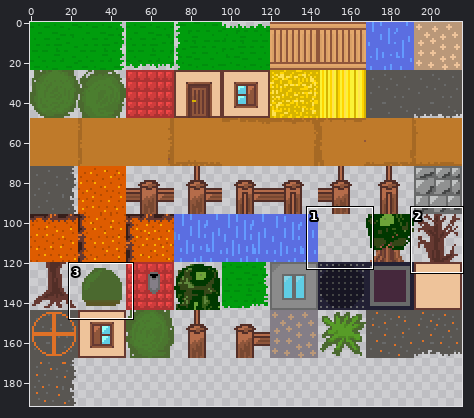
File history of a sprite sheet, graphics/tileset.png. The picture above shows the old version from afar; the outline marks the close-up.
Close-up. Old version:
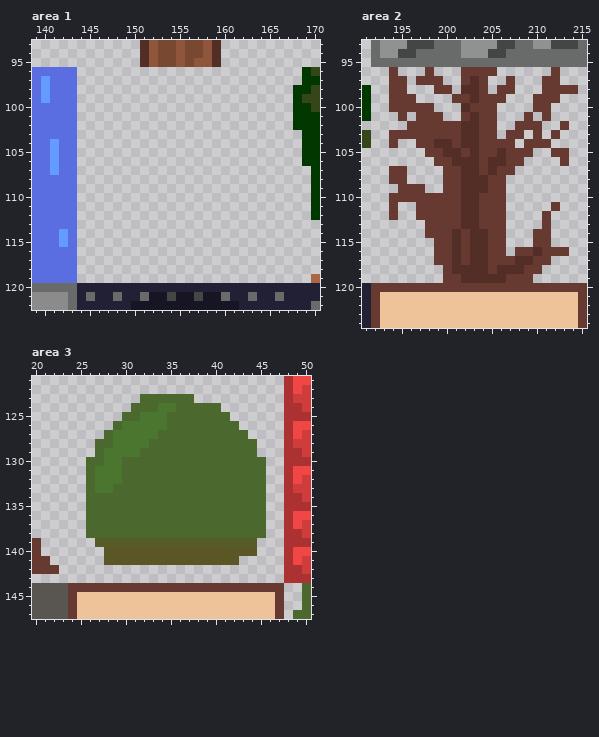
The file is 216x192 pixels. Colours within 5 levels of each other are drawn and written as one. Shown: area 1: x 139..170, y 93..122; area 2: x 191..215, y 93..124; area 3: x 20..50, y 121..147. The commit also changed other parts of the picture, which this record leaves out.
After the commit:
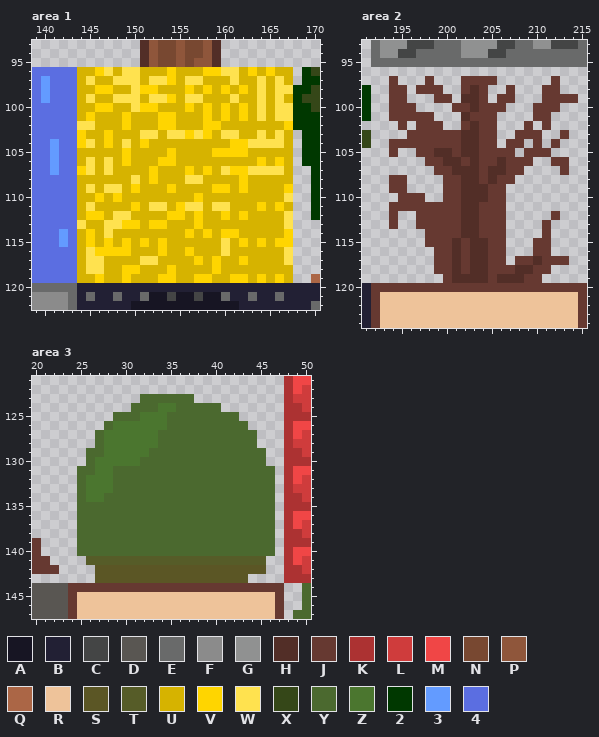
Palette (. is transparent): A #171523  B #222034  C #444545  D #595652  E #696a6a  F #8b8b8b  G #909191  H #522e27  J #663931  K #ac3232  L #cf3c3c  M #f04646  N #784831  P #8f563b  Q #ab6646  R #eec39a  S #5b5625  T #565c28  U #d6b300  V #ffd500  W #ffe24f  X #354718  Y #4b692f  Z #4b762f  2 #003800  3 #639bff  4 #5b6ee1
The edit:
Area 1:
y 96: x 144..167 ........................ -> UUVWUWWUUUVUUUVVWWUVUVUU
y 97: x 144..167 ........................ -> UWUUWWWUWWVUWWUUUWUUWUWU
y 98: x 144..167 ........................ -> UUVVUUWVVUUUVUVUVUVUWUWW
y 99: x 144..167 ........................ -> UWUUWWWUWWVUWWUUUWUUWUWU
y 100: x 144..167 ........................ -> UUVVUUWVVUUUVUVUVUVUWUWW
y 101: x 144..167 ........................ -> UVUUUVUUUVVUUUVUVUVUWUWW
y 102: x 144..167 ........................ -> WWUUUVUUUVVUUUVVUUUUUUUV
y 103: x 144..167 ........................ -> VUUVUUUWWUWWVWVUWWUUWUWU
y 104: x 144..167 ........................ -> VWUVUWUVUUUUUUUUUVVWWWWU
y 105: x 144..167 ........................ -> UUUUUVUUUUVUUUUVVVVUUUUU
y 106: x 144..167 ........................ -> UWUWUVUUUVVUUUUUUUUUVUVU
y 107: x 144..167 ........................ -> VWUWUUUUVUUUVUVUWVVWWWWU
y 108: x 144..167 ........................ -> UUUUUUWUVUUUWWUUUUVUUUUU
y 109: x 144..167 ........................ -> UWUWWUVUUUVUUUUVVUVUUUUV
y 110: x 144..167 ........................ -> UUVUVUUUUUUUUVUUUUUUUUUW
y 111: x 144..167 ........................ -> UWUUUUVUWWUVWWUWWUUUVUVU
y 112: x 144..167 ........................ -> UVVUWWUUUUVVUVUUVUVUUUUW
y 113: x 144..167 ........................ -> WUUWWVVUVVUUUVUUUUUUUUUW
y 114: x 144..167 ........................ -> UVUWUUUUUUUUVUVUVVUUUUUV
y 115: x 144..167 ........................ -> UVUVUVUVUVUUUUUUWUVUVUVV
y 116: x 144..167 ........................ -> UWVVVVUUUVUUVUUUWUUUUUUW
y 117: x 144..167 ........................ -> UWWUUUUWWUUUUVUVUUVUUUUW
y 118: x 144..167 ........................ -> UWWUUVVUUUVUUUUVUUUUUUUU
y 119: x 144..167 ........................ -> UUVUUVUUUVVUUVVUUVVUVUVU
Area 2:
y 96: x 194 J -> .; x 198 J -> .; x 202..205 JJJJ -> ....; x 212 J -> .
y 97: x 195 J -> .; x 197 J -> .; x 199 J -> .; x 203 H -> J; x 205 . -> J; x 207 J -> .; x 211 J -> .
y 98: x 197..198 .. -> JJ; x 200 J -> .; x 202 H -> J; x 206 J -> .; x 213..214 JJ -> ..
y 99: x 196 J -> .; x 199..202 ..JJ -> JJ.H; x 205 J -> .; x 207 . -> J; x 210 J -> .; x 213..214 .. -> JJ
y 100: x 197..198 JJ -> ..; x 201..203 .HJ -> JJH; x 206 . -> J; x 212 . -> J
y 101: x 194 . -> J; x 196 . -> J; x 199 J -> .; x 202..203 JH -> HJ; x 209..210 J. -> .J
y 102: x 195..196 .J -> J.; x 200..202 JJH -> ..J; x 208 J -> .; x 210..211 J. -> .J; x 213 J -> .
y 103: x 194..195 JJ -> ..; x 207 J -> .; x 209 . -> J; x 212..213 J. -> .J
y 104: x 195..196 .. -> JJ; x 199..200 HH -> JJ; x 206 J -> .; x 208..209 .J -> J.; x 211..212 J. -> .J
y 105: x 194 . -> J; x 197 . -> J; x 199 J -> H; x 201..202 HJ -> JH; x 206 H -> J; x 208 J -> .; x 210..213 ..JJ -> JJ..
y 106: x 198 . -> J; x 200 J -> H; x 202 H -> J; x 205 H -> J; x 209 . -> J; x 212 . -> J
y 107: x 194..195 JJ -> ..; x 199 . -> J; x 201 J -> H; x 206 J -> H; x 208 . -> J; x 213 . -> J
y 108: x 204..205 HJ -> JH; x 207 . -> J
y 109: x 194 . -> J; x 196..197 JJ -> ..
y 110: x 194 J -> .; x 198..199 JJ -> ..; x 204 J -> H
y 111: x 195..196 .. -> JJ; x 212 J -> .
y 112: x 211..212 J. -> .J
y 113: x 194 . -> J; x 197 . -> J
y 114: x 201..202 HJ -> JH; x 204 H -> J; x 210 J -> .
y 115: x 198 . -> J
y 116: x 208..210 JJH -> ..J; x 212..213 JJ -> ..
y 117: x 207..210 JHHJ -> .JJH; x 212..213 .. -> JJ
y 118: x 199 . -> J; x 202 H -> J; x 206..207 HH -> JJ; x 209 J -> H; x 211 . -> J
y 119: x 201 J -> H; x 205 H -> J; x 207..208 JJ -> HH; x 210 . -> J
Area 3:
y 125: x 29 . -> Y; x 42 . -> Y
y 126: x 28..29 .Y -> YZ; x 43 . -> Y
y 127: x 27..28 .Y -> YZ; x 44 . -> Y
y 128: x 28 Y -> Z; x 33 Y -> Z
y 129: x 26 . -> Y; x 32 Y -> Z; x 45 . -> Y
y 130: x 27 Y -> Z; x 30..31 YY -> ZZ
y 131: x 25 . -> Y; x 29 Z -> Y; x 46 . -> Y
y 132: x 25..26 .Y -> YZ; x 29 Z -> Y; x 46 . -> Y
y 133: x 25..26 .Y -> YZ; x 46 . -> Y
y 134: x 25..27 .YY -> YZZ; x 46 . -> Y
y 135..138: x 25 . -> Y; x 46 . -> Y
y 139: x 25..46 ..TTTTTTTTTTTTTTTTTT.. -> YYYYYYYYYYYYYYYYYYYYYY
y 140: x 25..46 ...SSSSSSSSSSSSSSSSS.. -> YYYYYYYYYYYYYYYYYYYYYY
y 141: x 26..45 ..SSSSSSSSSSSSSSS... -> TTTTTTTTTTTTTTTTTTTT
y 142: x 27..45 ................... -> SSSSSSSSSSSSSSSSSSS
y 143: x 27..43 ................. -> SSSSSSSSSSSSSSSSS
